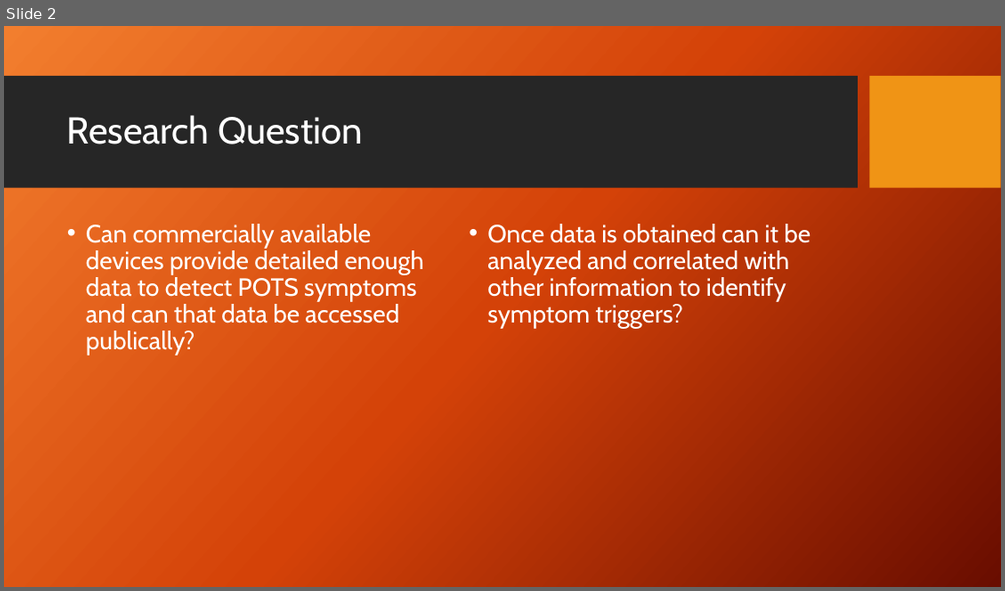
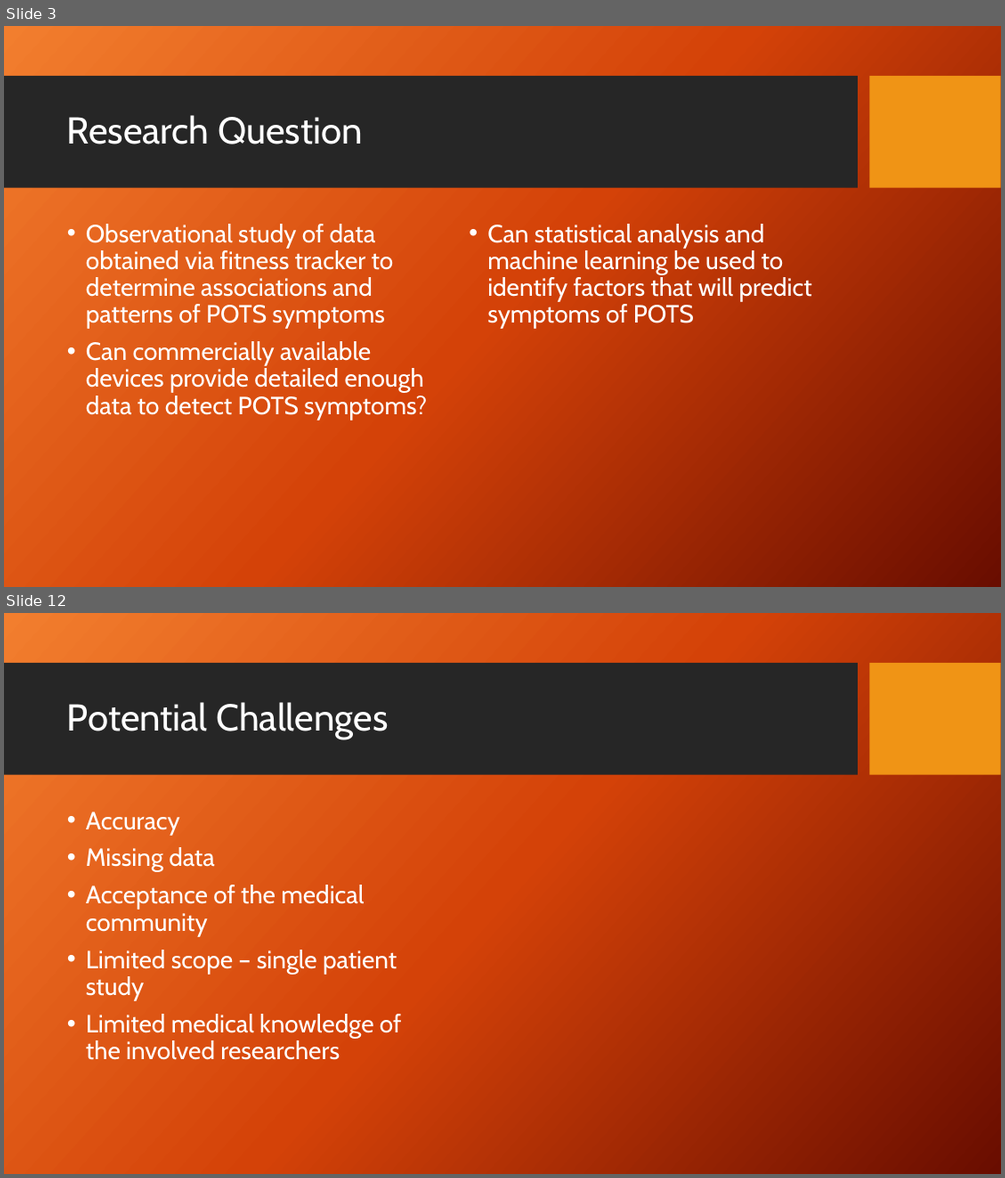
Before and after one commit to julielinx/Practicum1, a slide deck: Practicum 1 presentation.pptx. Shown one above the other, each under a label of ours: slide 2 before the commit, slides 3 and 12 after it; the slides between them are not shown. The pictures are 1005x591 and 1005x1178 pixels, drawn with LibreOffice and Linux fonts; fonts in the diff are those of the drawing; background and template pictures are left out. Boxes give left, top, right and bottom in pixels: in the first picture for what was removed or moved away, otherwise in the second. Text is boxed around its words. In the diff, an @@ line names an element or a change of style, - is before the commit and + after.

```diff
--- a/Practicum 1 presentation.pptx
+++ b/Practicum 1 presentation.pptx
@@ slide 12 added at [4,613,1001,1174], background picture (left out); not listed: 2 template elements that a slide beside it also shows @@
@@ title added at [67,702,388,739], 36 pt, text #FFFFFF @@
+Potential Challenges
@@ text added at [86,811,402,1060], 24 pt, text #FFFFFF @@
+• Accuracy
+• Missing data
+• Acceptance of the medical community
+• Limited scope – single patient study
+• Limited medical knowledge of the involved researchers
@@ what was slide 2 is now slide 3 @@
@@ slide 3 changed as well @@
@@ text at [86,224,427,419]: text changed @@
-• Can commercially available devices provide detailed enough data to detect POTS symptoms and can that data be accessed publically?
+• Observational study of data obtained via fitness tracker to determine associations and patterns of POTS symptoms
+• Can commercially available devices provide detailed enough data to detect POTS symptoms?
@@ text at [487,224,812,329]: text changed @@
-• Once data is obtained can it be analyzed and correlated with other information to identify symptom triggers?
+• Can statistical analysis and machine learning be used to identify factors that will predict symptoms of POTS
```
Also in this commit, not shown: 5 other slides changed, 7 other slides added, 1 other file.
